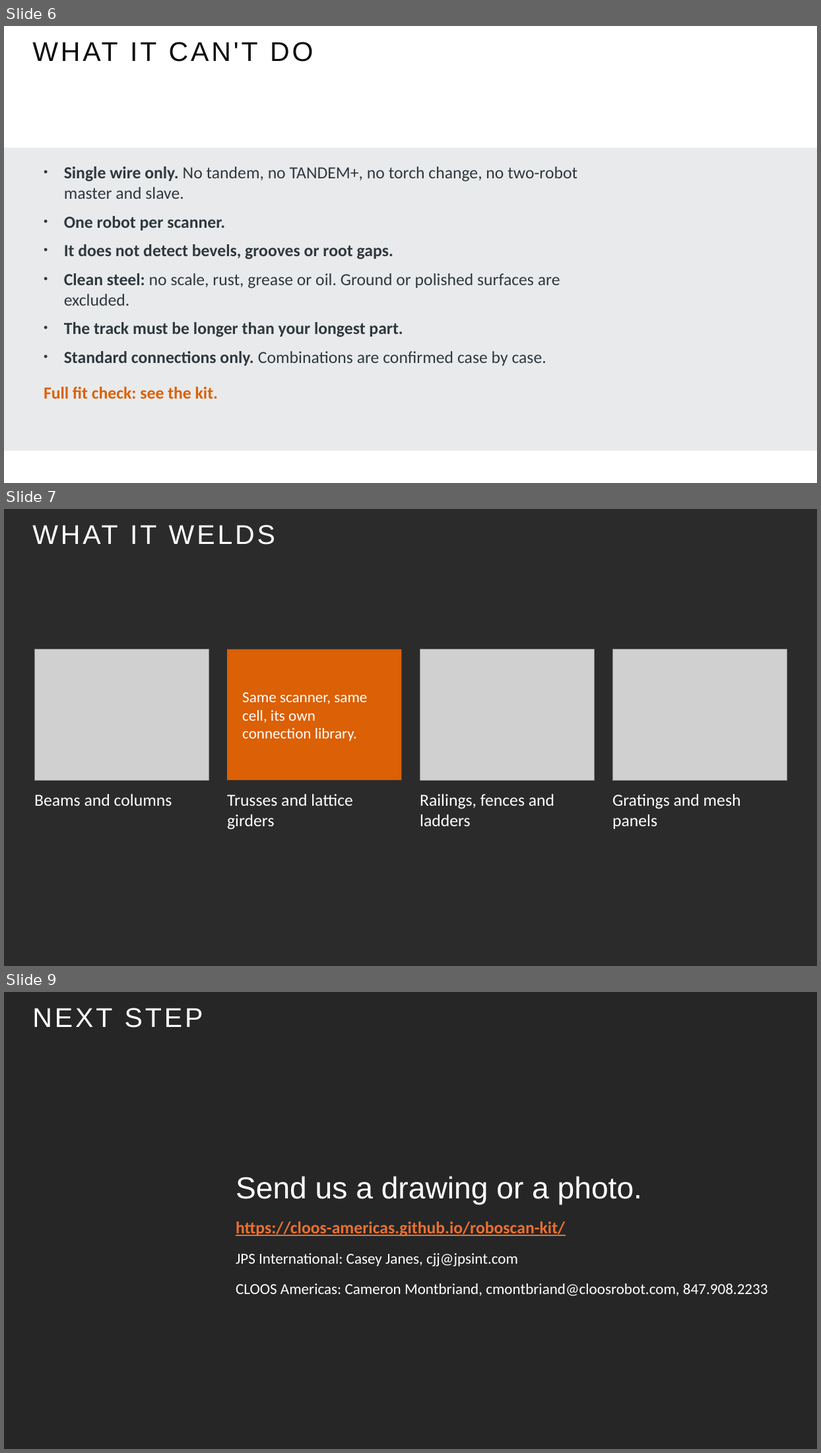
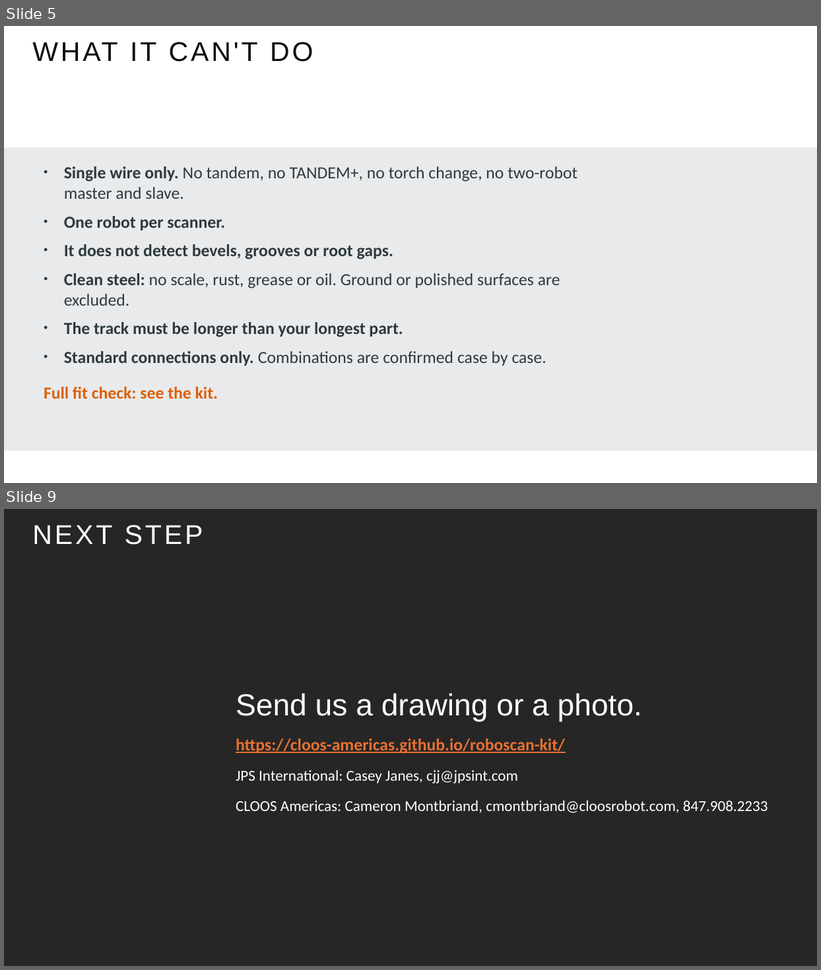
Before and after one commit to cloos-americas/roboscan-kit, a slide deck: CLOOS-RoboScan-Structural-Steel.pptx. Shown one above the other, each under a label of ours: slides 6, 7 and 9 before the commit, slides 5 and 9 after it; the slides between them are not shown. The pictures are 821x1453 and 821x970 pixels, drawn with LibreOffice and Linux fonts; fonts in the diff are those of the drawing; grey boxes stand for pictures; background and template pictures are left out; a plain dark background stands for a picture behind light text. Boxes give left, top, right and bottom in pixels: in the first picture for what was removed or moved away, otherwise in the second. Text is boxed around its words. In the diff, an @@ line names an element or a change of style, - is before the commit and + after.

```diff
--- a/CLOOS-RoboScan-Structural-Steel.pptx
+++ b/CLOOS-RoboScan-Structural-Steel.pptx
@@ slide 7 removed at (4,509,817,966), background picture (left out) @@
@@ title removed at (32,525,275,545) @@
-WHAT IT WELDS
@@ picture removed at (34,650,209,780) @@
@@ rectangle removed at (227,650,402,780) @@
-Same scanner, same cell, its own connection library.
@@ picture removed at (420,650,595,780) @@
@@ picture removed at (613,650,787,780) @@
@@ text removed at (34,794,172,806) @@
-Beams and columns
@@ text removed at (227,794,353,830) @@
-Trusses and lattice girders
@@ text removed at (420,794,554,826) @@
-Railings, fences and ladders
@@ text removed at (613,794,741,829) @@
-Gratings and mesh panels
@@ what was slide 6 is now slide 5 @@
```
Also in this commit, not shown: 2 slides changed, 1 slide added, 14 other files.
